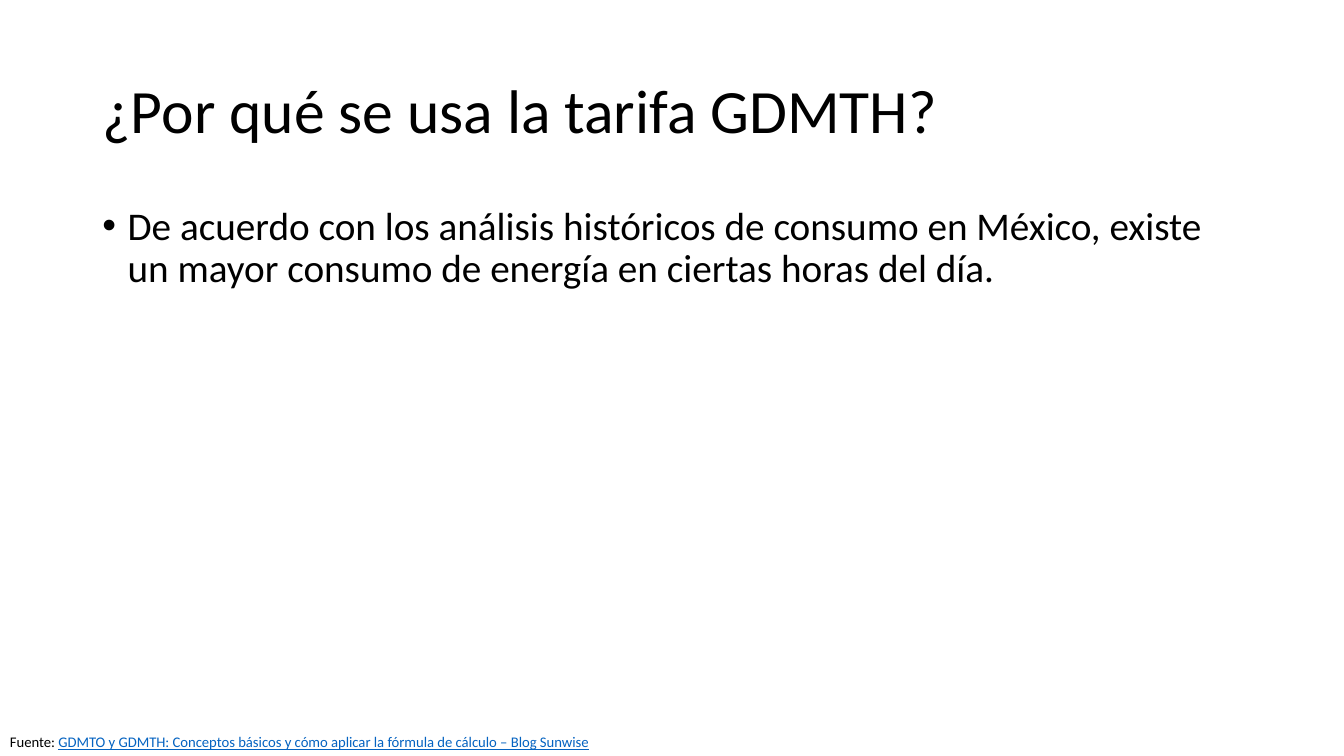
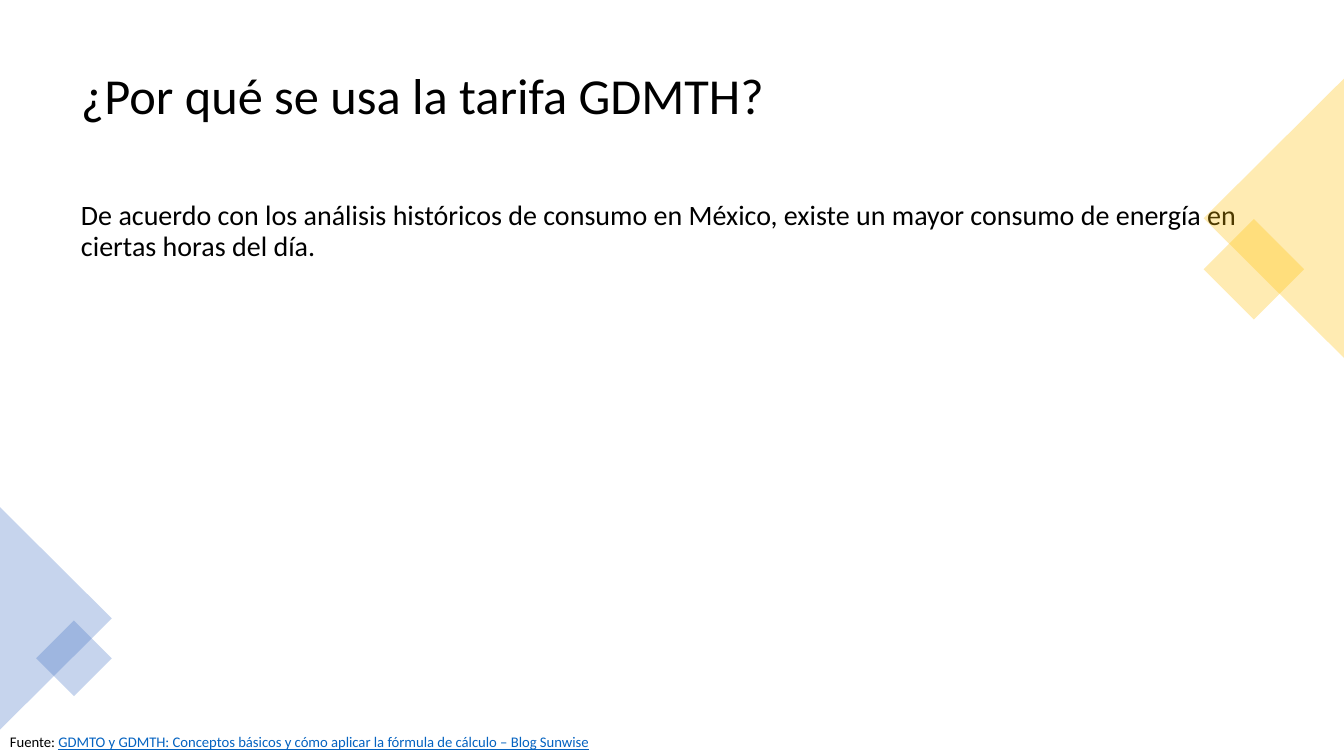
Before and after one commit to Pedri0/CFE_scraping_EDA, a slide deck: slide 7 of presentaciónEDA.pptx (slide 6 before the commit). Drawn at 1344x756 pixels with LibreOffice and Linux fonts; fonts in the diff are those of the drawing. Boxes give left, top, right and bottom in pixels: in the first picture for what was removed or moved away, otherwise in the second. Text is boxed around its words. In the diff, an @@ line names an element or a change of style, - is before the commit and + after.

```diff
--- a/presentaciónEDA.pptx
+++ b/presentaciónEDA.pptx
@@ title "¿Por qué se usa la ...": place and size @@
-title "¿Por qué se usa la ..." at bbox=[102, 90, 937, 144]
+title "¿Por qué se usa la ..." at bbox=[81, 79, 764, 123]
@@ title "¿Por qué se usa la ..." at bbox=[81, 79, 764, 123]: size 44 to 36 pt @@
@@ triangle added at bbox=[1204, 79, 1344, 358], fill #FFC000 at 30% opacity @@
@@ text "De acuerdo con los análisis ...": place and size @@
-text "De acuerdo con los análisis ..." at bbox=[128, 212, 1202, 289]
+text "De acuerdo con los análisis ..." at bbox=[81, 202, 1236, 257]
@@ text "De acuerdo con los análisis ..." at bbox=[81, 202, 1236, 257]: size 28 to 20 pt; bullet • to none @@
@@ rectangle added at bbox=[1204, 219, 1305, 320], fill #FFC000 at 30% opacity @@
@@ triangle added at bbox=[0, 507, 112, 730], fill #4472C4 at 30% opacity @@
@@ rectangle added at bbox=[36, 620, 112, 696], fill #4472C4 at 30% opacity @@
```
Also in this commit, not shown: 18 other slides changed, 6 slides added, 1 other file.
